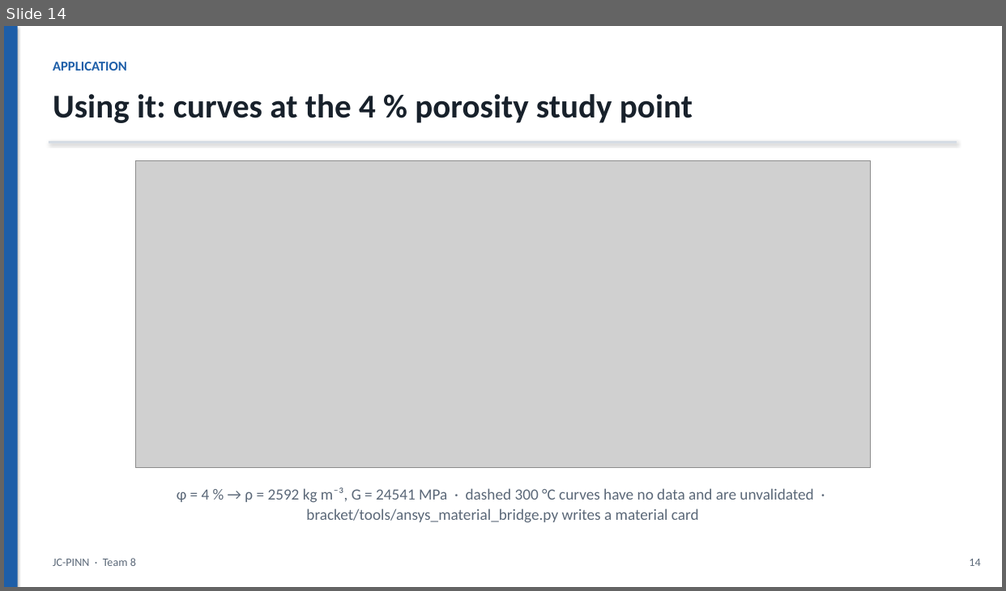
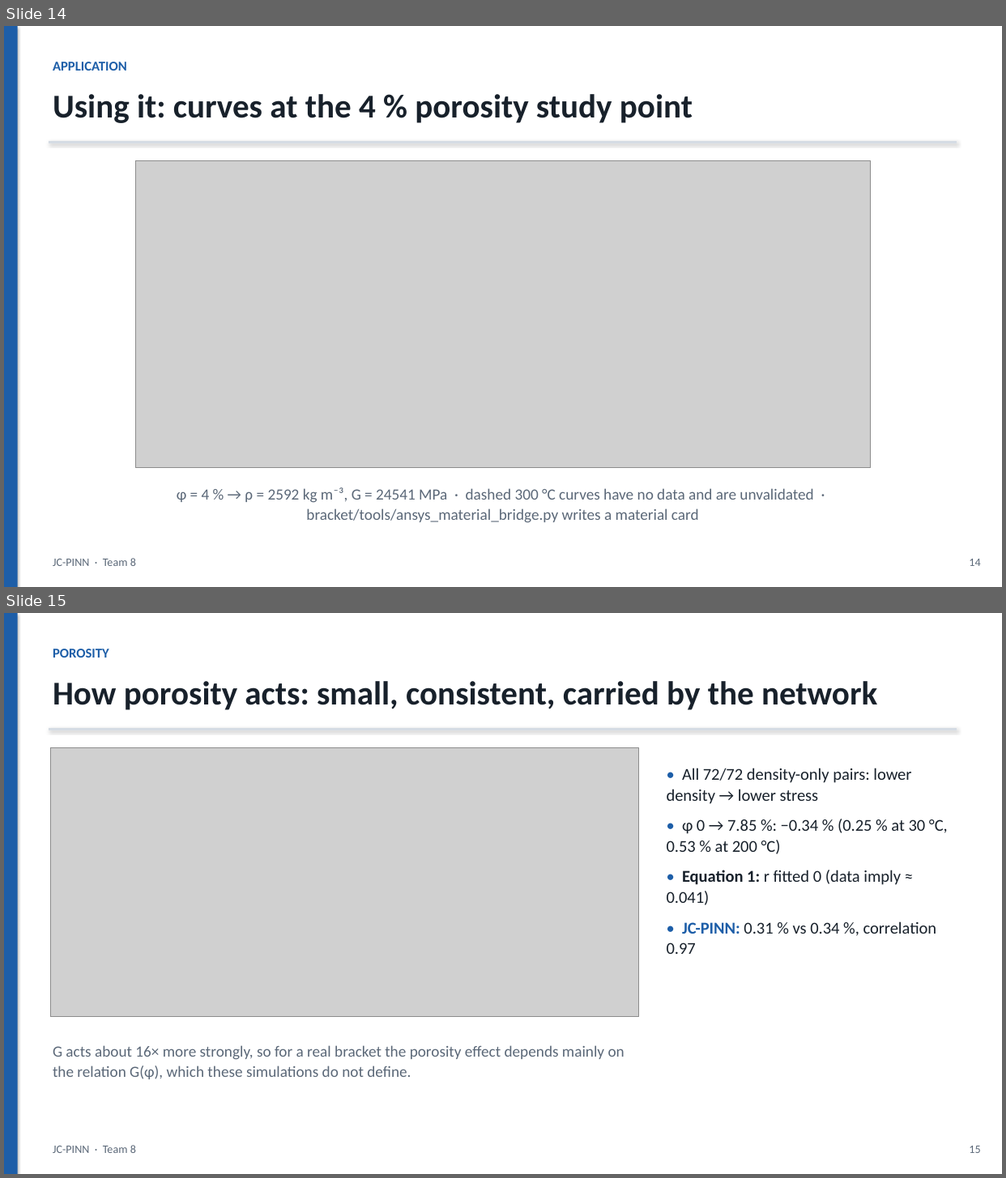
Before and after one commit to SaravananRamar06/MMM-ML, a slide deck: presentation/JC-PINN.pptx. Shown one above the other, each under a label of ours: slide 14 before the commit, slides 14 and 15 after it. The pictures are 1006x591 and 1006x1178 pixels, drawn with LibreOffice and Linux fonts; fonts in the diff are those of the drawing; grey boxes stand for pictures. Boxes give left, top, right and bottom in pixels: in the first picture for what was removed or moved away, otherwise in the second. Text is boxed around its words. In the diff, an @@ line names an element or a change of style, - is before the commit and + after.

```diff
--- a/presentation/JC-PINN.pptx
+++ b/presentation/JC-PINN.pptx
@@ slide 15 added at [4,613,1002,1174], background #FFFFFF @@
@@ rectangle added at [4,613,18,1174], fill #1D5EA8 @@
@@ text added at [53,649,109,658], 13 pt, text #1D5EA8, bold @@
+POROSITY
@@ text added at [53,681,877,710], 32 pt, text #18212B, bold @@
+How porosity acts: small, consistent, carried by the network
@@ line added from (49, 729) to (957, 729), #D5DCE4 2 pt @@
@@ picture added at [50,747,639,1017] @@
@@ text added at [667,768,948,954], 16 pt, text #18212B @@
+• All 72/72 density-only pairs: lower density → lower stress
+• φ 0 → 7.85 %: −0.34 % (0.25 % at 30 °C, 0.53 % at 200 °C)
+• Equation 1: r fitted 0 (data imply ≈ 0.041)
+• JC-PINN: 0.31 % vs 0.34 %, correlation 0.97
@@ text added at [53,1046,624,1080], 15 pt, text #5B6878 @@
+G acts about 16× more strongly, so for a real bracket the porosity effect depends mainly on the relation G(φ), which these simulations do not define.
@@ text added at [53,1145,136,1153], 11 pt, text #5B6878 @@
+JC-PINN · Team 8
@@ text added at [969,1146,980,1153], 11 pt, text #5B6878 @@
+15
```
Also in this commit, not shown: 2 slides changed, 19 other files.
